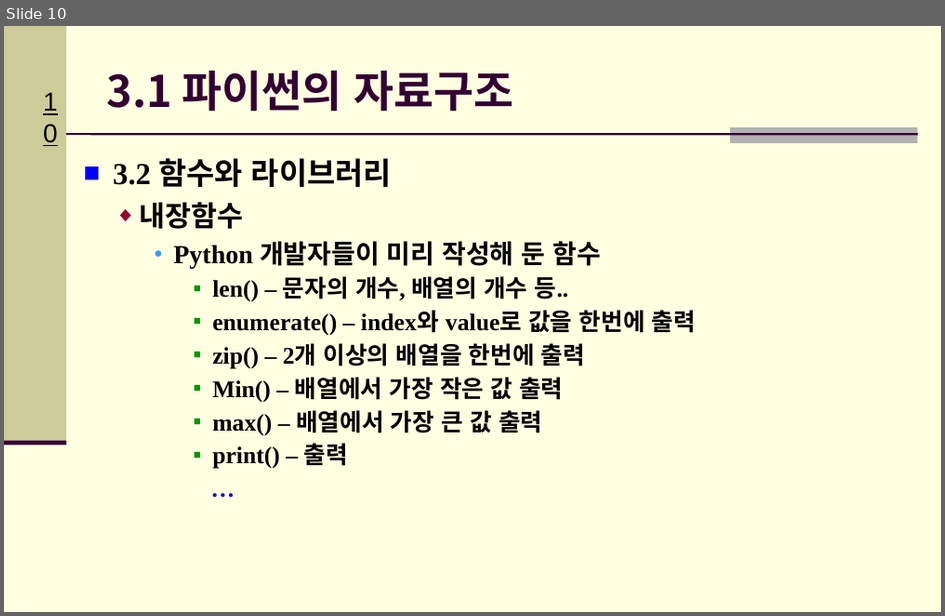
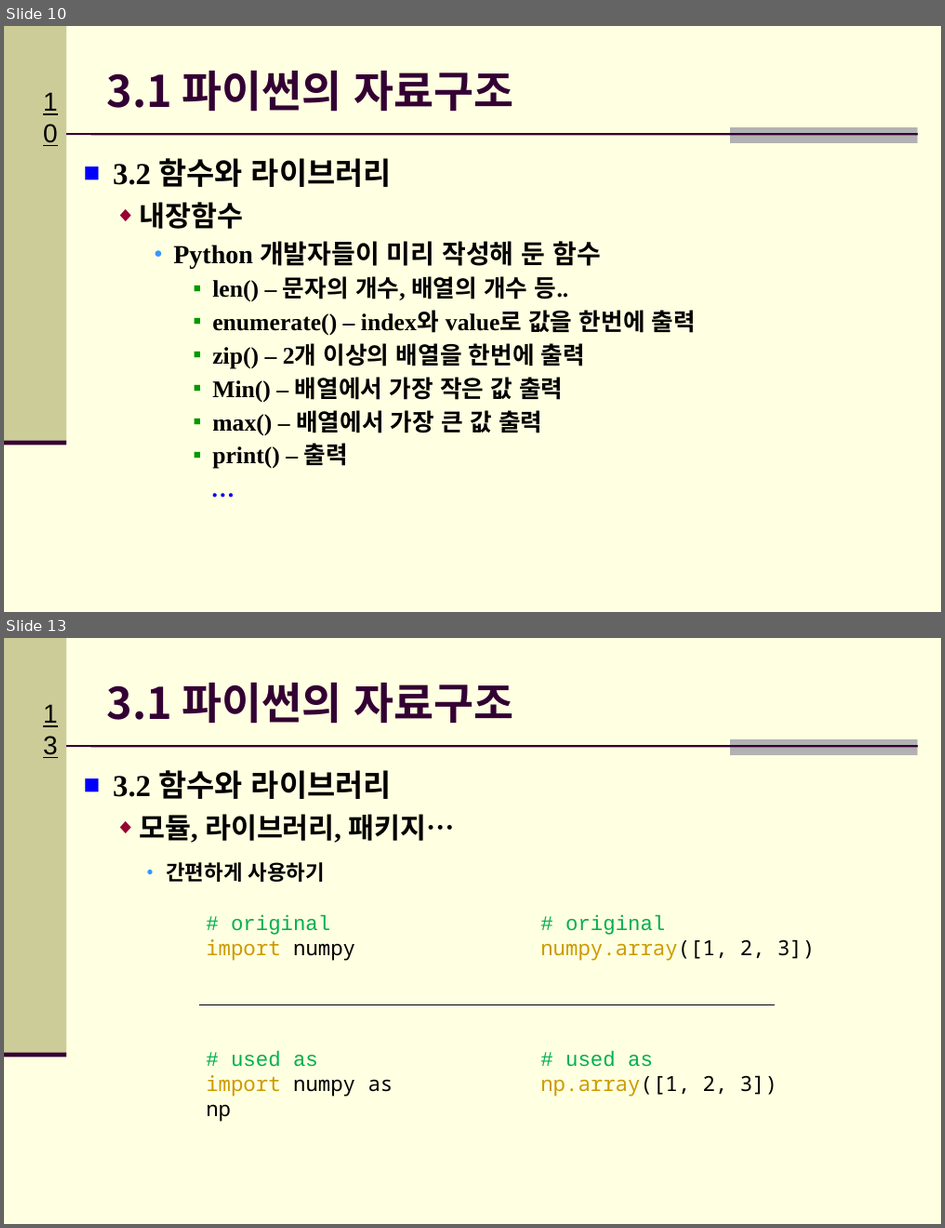
Before and after one commit to Hitbee-dev/OpenCV-Python, a slide deck: 2022-09-20/documents/CH_03_파이썬 기초_실습2.pptx. Shown one above the other, each under a label of ours: slide 10 before the commit, slides 10 and 13 after it; the slides between them are not shown. The pictures are 945x616 and 945x1228 pixels, drawn with LibreOffice and Linux fonts; fonts in the diff are those of the drawing; background and template pictures are left out. Boxes give left, top, right and bottom in pixels: in the first picture for what was removed or moved away, otherwise in the second. Text is boxed around its words. In the diff, an @@ line names an element or a change of style, - is before the commit and + after.

```diff
--- a/2022-09-20/documents/CH_03_파이썬 기초_실습2.pptx
+++ b/2022-09-20/documents/CH_03_파이썬 기초_실습2.pptx
@@ slide 13 added at (4, 638, 941, 1224), background #FFFFE1; not listed: 5 template elements that a slide beside it also shows @@
@@ title added at (107, 682, 515, 724), 33.3 pt, text #330033, bold @@
+3.1 파이썬의 자료구조
@@ text added at (113, 770, 392, 799), 23.3 pt, text #000000, bold @@
+■ 3.2 함수와 라이브러리
@@ text added at (140, 814, 455, 843), 21.7 pt, text #000000, bold @@
+  ◆ 모듈, 라이브러리, 패키지…
@@ text added at (166, 862, 325, 882), 16 pt, text #000000, bold @@
+    ● 간편하게 사용하기
@@ text added at (206, 915, 356, 961), 16 pt, text #00B050 @@
+# original
+import numpy
@@ text added at (541, 915, 815, 961), 16 pt, text #CC9B00 @@
+# original
+numpy.array([1, 2, 3])
@@ line added from (200, 1004) to (776, 1004), #000000 1 pt @@
@@ text added at (206, 1051, 394, 1121), 16 pt, text #000000 @@
+# used as
+import numpy as np
@@ text added at (541, 1051, 778, 1096), 16 pt, text #000000 @@
+# used as
+np.array([1, 2, 3])
```
Also in this commit, not shown: 4 slides changed, 2 other slides added.
